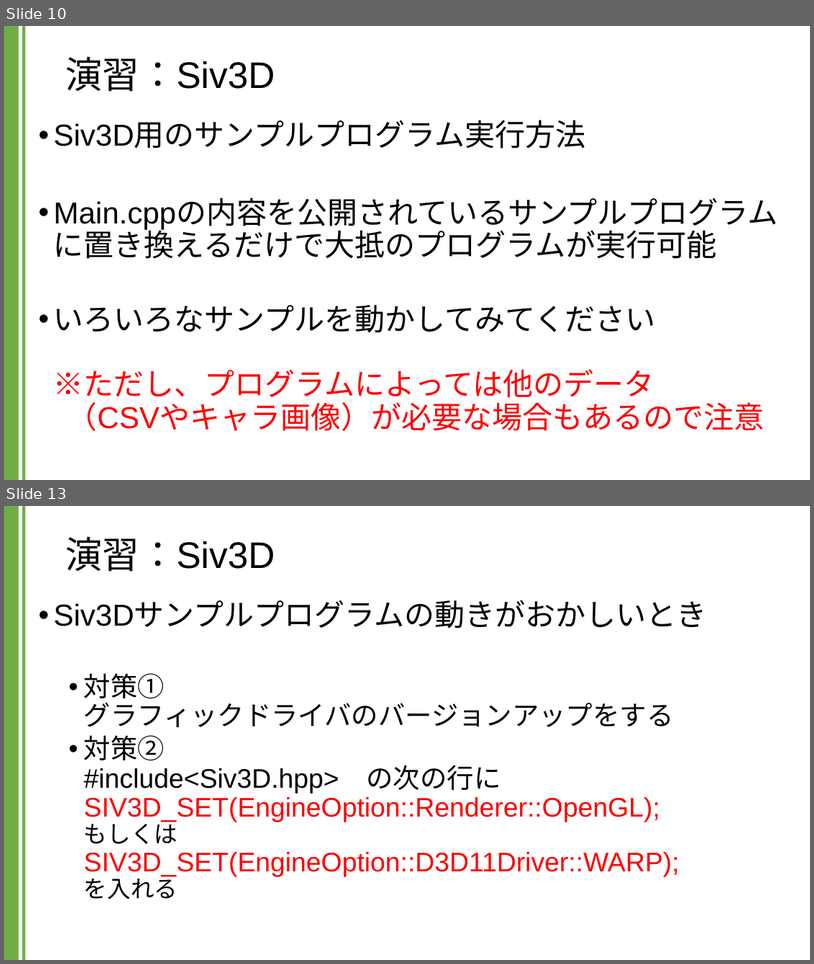
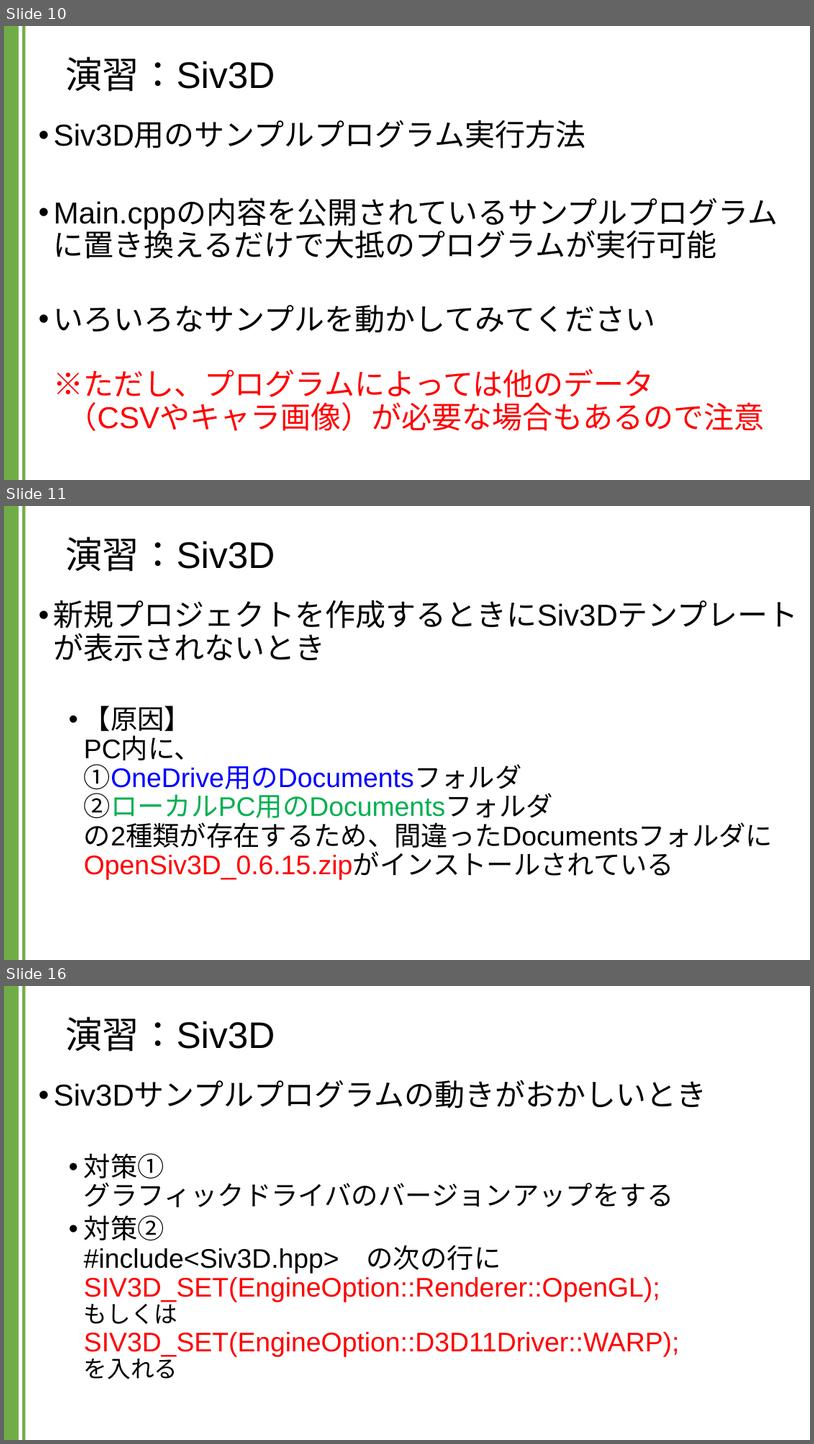
Before and after one commit to kic-murata/cpp2024, a slide deck: 授業資料/演習課題：Siv3D.pptx. Shown one above the other, each under a label of ours: slides 10 and 13 before the commit, slides 10, 11 and 16 after it; the slides between them are not shown. The pictures are 814x964 and 814x1444 pixels, drawn with LibreOffice and Linux fonts; fonts in the diff are those of the drawing; background and template pictures are left out. Boxes give left, top, right and bottom in pixels: in the first picture for what was removed or moved away, otherwise in the second. Text is boxed around its words. In the diff, an @@ line names an element or a change of style, - is before the commit and + after.

```diff
--- a/授業資料/演習課題：Siv3D.pptx
+++ b/授業資料/演習課題：Siv3D.pptx
@@ slide 11 added at [4,506,810,960], background #FFFFFF; not listed: 2 template elements that a slide beside it also shows @@
@@ title added at [65,537,275,572], 44 pt, text #000000 @@
+演習：Siv3D
@@ text added at [54,600,799,880], 32 pt, text #000000 @@
+• 新規プロジェクトを作成するときにSiv3Dテンプレートが表示されないとき
+  • 【原因】
+    PC内に、
+    ①OneDrive用のDocumentsフォルダ
+    ②ローカルPC用のDocumentsフォルダ
+    の2種類が存在するため、間違ったDocumentsフォルダに
+    OpenSiv3D_0.6.15.zipがインストールされている
@@ what was slide 13 is now slide 16 @@
```
Also in this commit, not shown: 5 slides changed, 5 other slides added.
